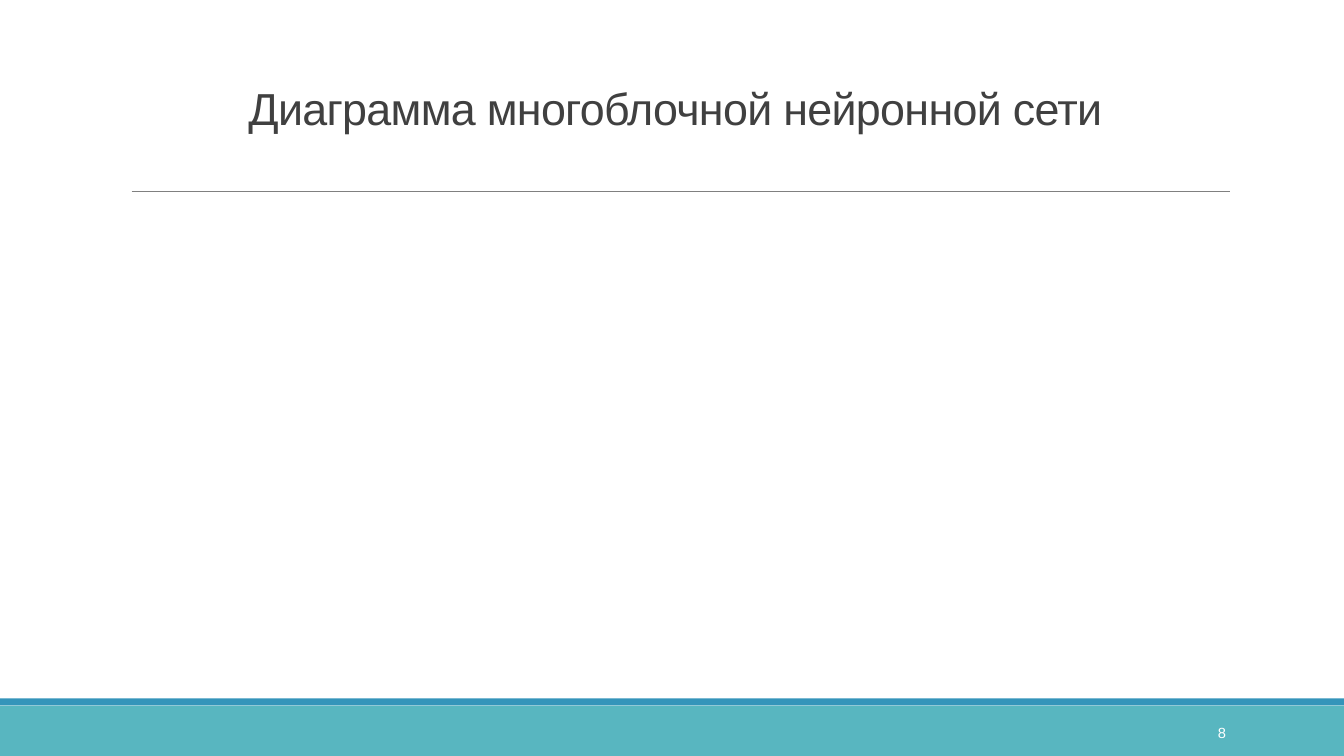
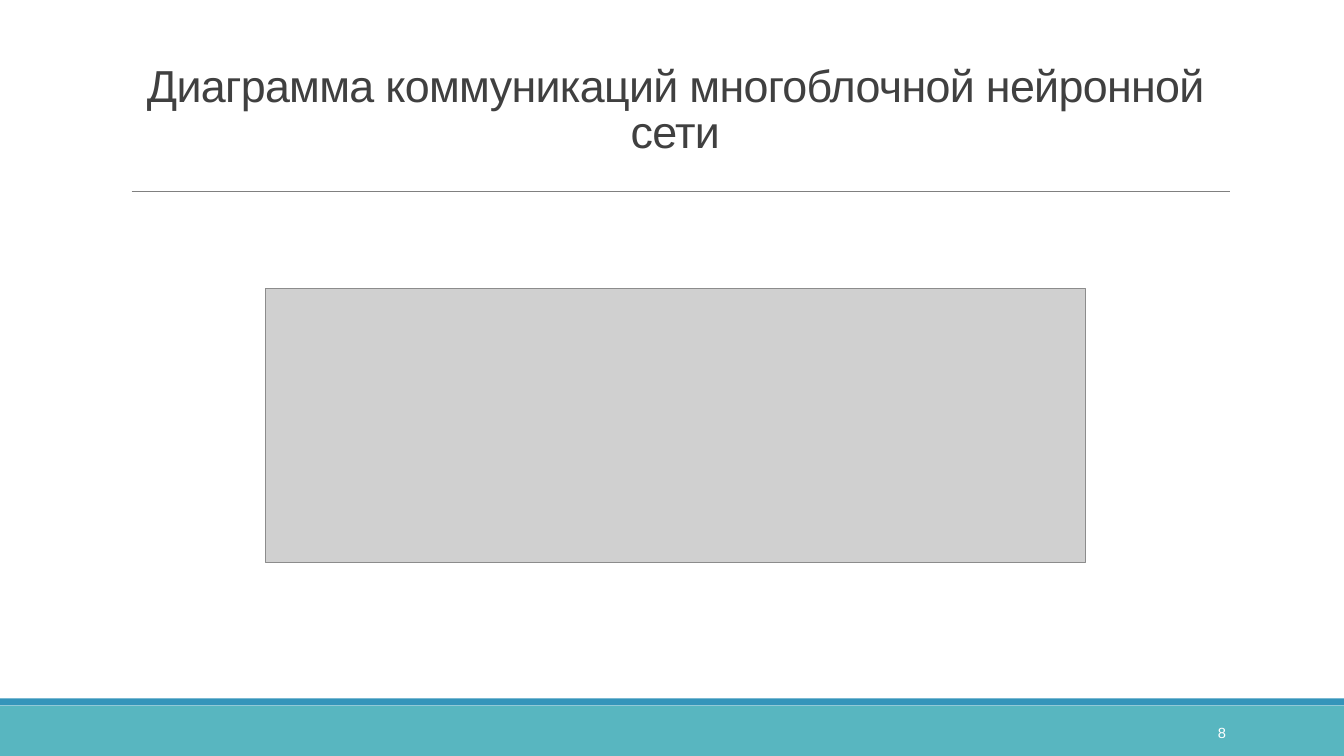
Before and after one commit to catbutr/SMMARS_PyTorch_NeuralNetwork, a slide deck: slide 8 of Docs/ВКР_Презентация.pptx. Drawn at 1344x756 pixels with LibreOffice and Linux fonts; fonts in the diff are those of the drawing; grey boxes stand for pictures. Boxes give left, top, right and bottom in pixels: in the first picture for what was removed or moved away, otherwise in the second. Text is boxed around its words. In the diff, an @@ line names an element or a change of style, - is before the commit and + after.

```diff
--- a/Docs/ВКР_Презентация.pptx
+++ b/Docs/ВКР_Презентация.pptx
@@ title at [147,68,1204,149]: text changed @@
-Диаграмма многоблочной нейронной сети
+Диаграмма коммуникаций многоблочной нейронной сети
@@ picture added at [265,288,1086,563] @@
```
Also in this commit, not shown: 1 other file.
